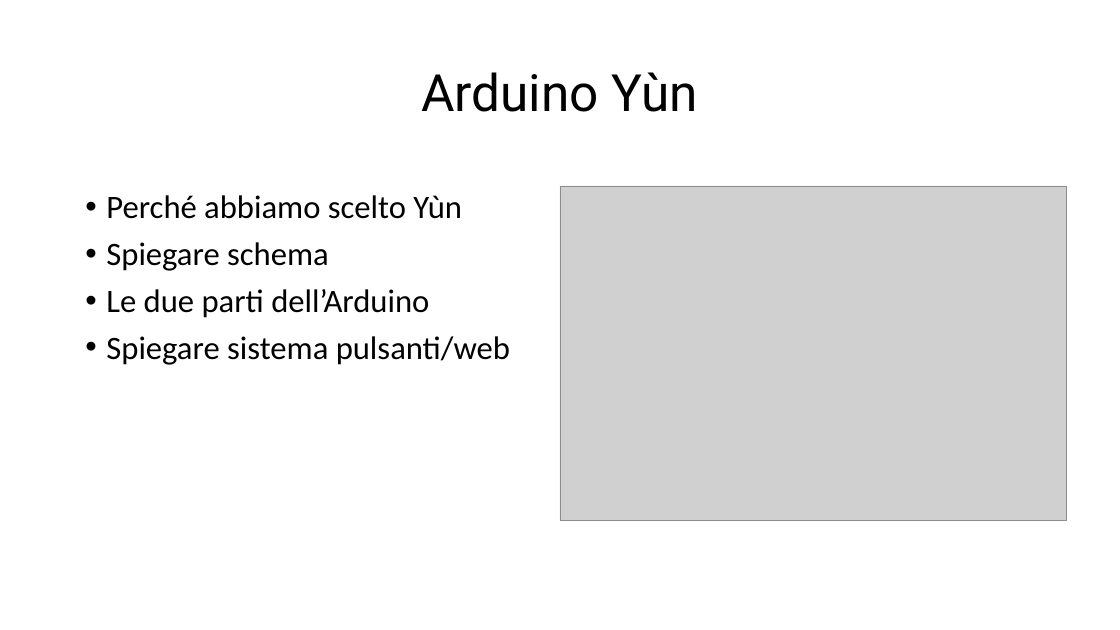
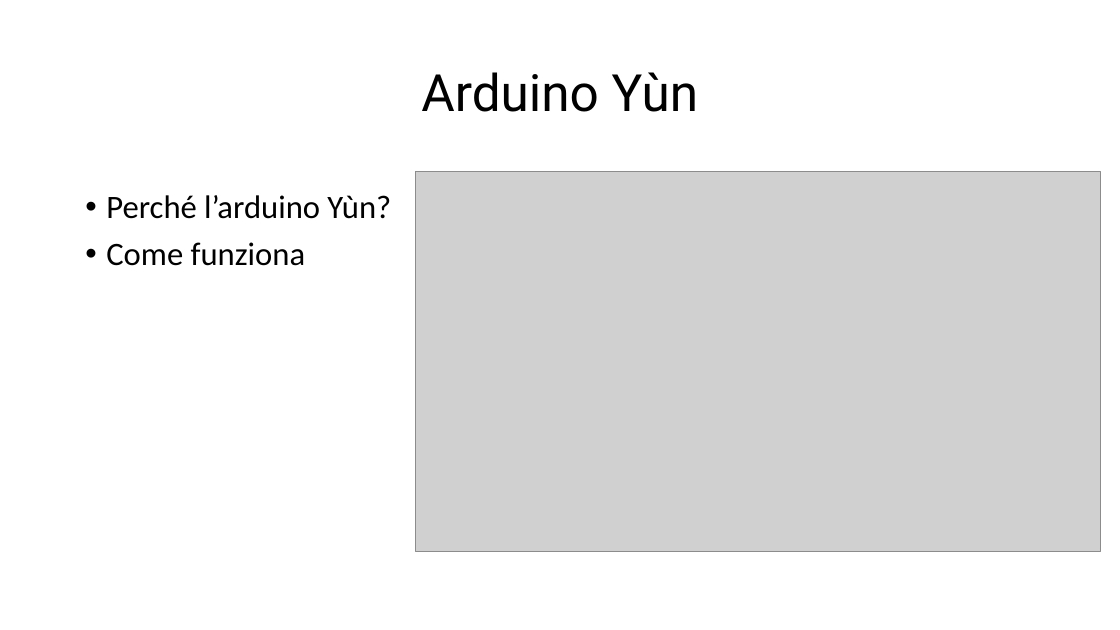
Before and after one commit to giuliobosco/domotics, a slide deck: slide 7 of consegna/Presentazione_ProgettoDomotica_Ruberto_Bosco_Gübli.pptx (slide 6 before the commit). Drawn at 1120x630 pixels with LibreOffice and Linux fonts; fonts in the diff are those of the drawing; grey boxes stand for pictures. Boxes give left, top, right and bottom in pixels: in the first picture for what was removed or moved away, otherwise in the second. Text is boxed around its words. In the diff, an @@ line names an element or a change of style, - is before the commit and + after.

```diff
--- a/consegna/Presentazione_ProgettoDomotica_Ruberto_Bosco_Gübli.pptx
+++ b/consegna/Presentazione_ProgettoDomotica_Ruberto_Bosco_Gübli.pptx
@@ picture: place and size @@
-picture at [560,186,1067,521]
+picture at [416,171,1101,552]
@@ text at [106,195,391,266]: text changed @@
-• Perché abbiamo scelto Yùn
-• Spiegare schema
-• Le due parti dell’Arduino
-• Spiegare sistema pulsanti/web
+• Perché l’arduino Yùn?
+• Come funziona
```
Also in this commit, not shown: 1 slide added.
